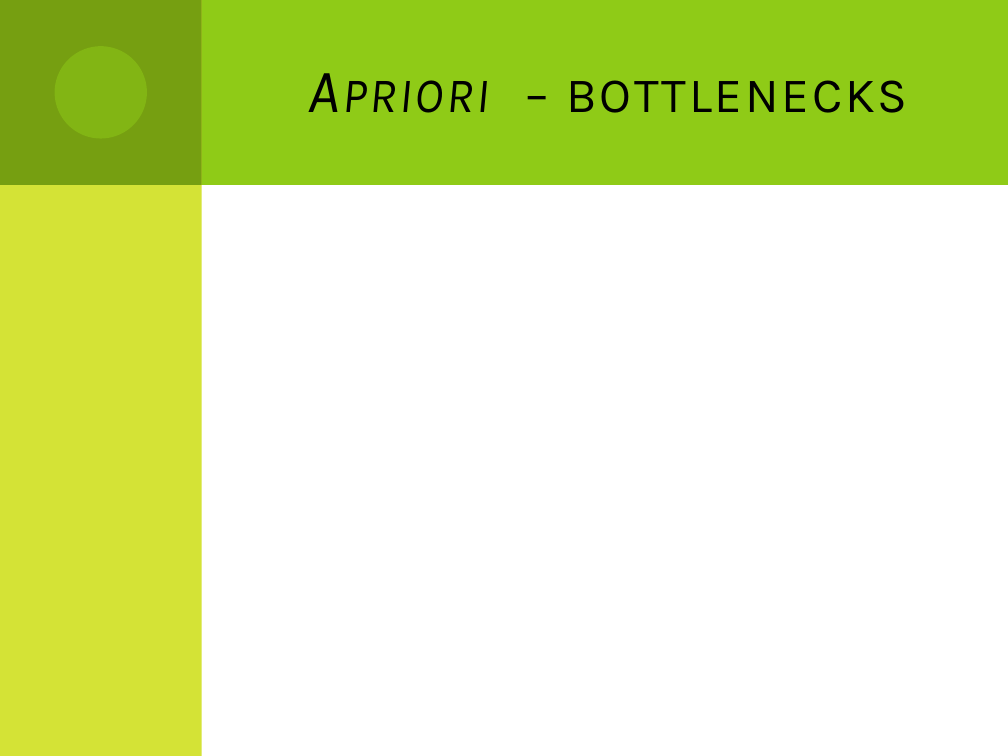
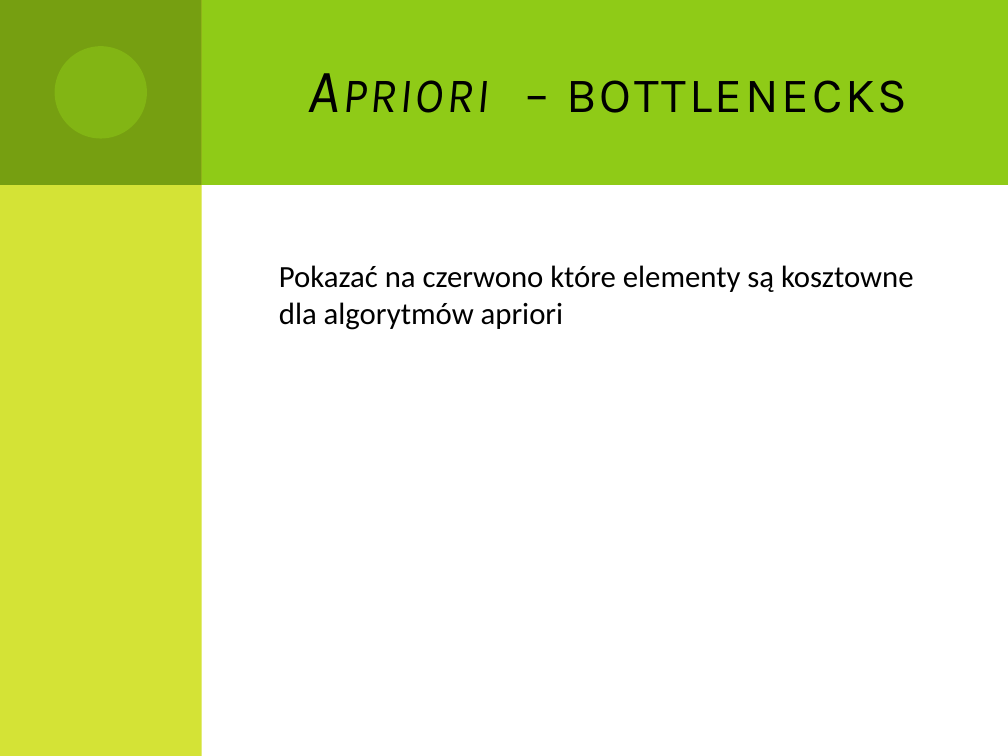
Before and after one commit to Dzess/DMARF, a slide deck: slide 9 of presentation/GPGPU_in_data_minig.pptx (slide 8 before the commit). Drawn at 1008x756 pixels with LibreOffice and Linux fonts; fonts in the diff are those of the drawing. Boxes give left, top, right and bottom in pixels: in the first picture for what was removed or moved away, otherwise in the second. Text is boxed around its words. In the diff, an @@ line names an element or a change of style, - is before the commit and + after.

```diff
--- a/presentation/GPGPU_in_data_minig.pptx
+++ b/presentation/GPGPU_in_data_minig.pptx
@@ text added at (x1=279, y1=265, x2=914, y2=330), 22 pt, text #000000 @@
+Pokazać na czerwono które elementy są kosztowne dla algorytmów apriori
```
Also in this commit, not shown: 5 other slides changed, 3 slides added, 1 slide removed.
